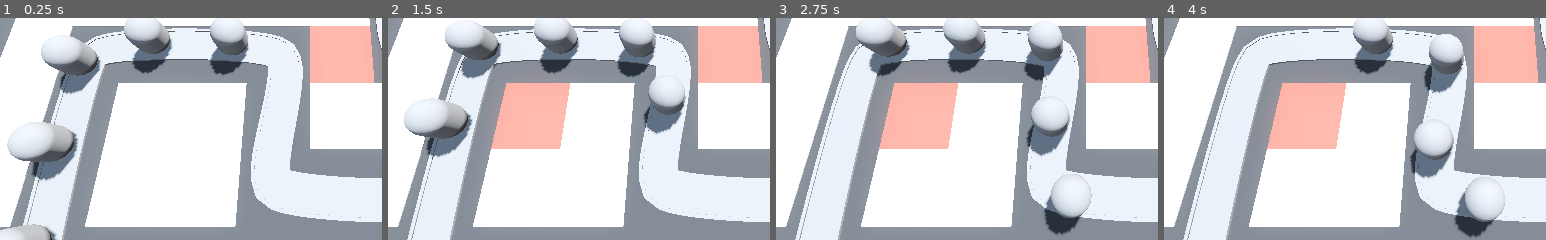
Above: before the commit, frames 1-4 (left to right).
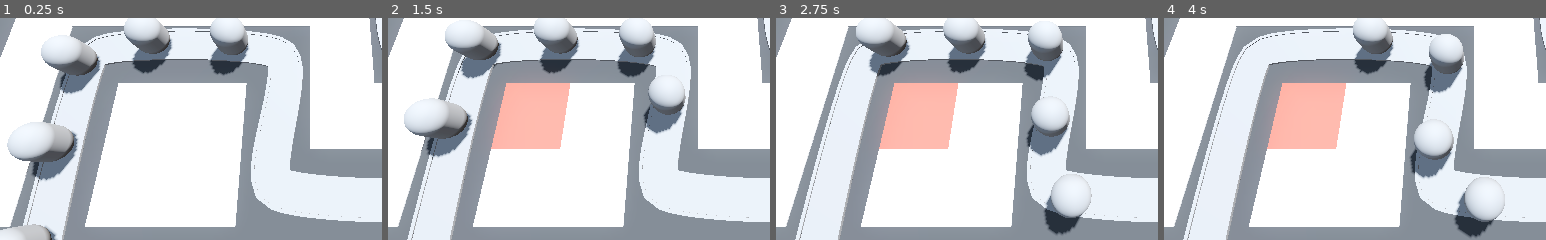
Above: after the commit, the same moments.

Repository: DTNevaeha/TD_Game
Game: Godot game, scene res://BaseLevel.tscn
Same seed, same stepped clock (60 frames per second), same inputs: the game is played once before the commit and once after it.
Inputs (mouse positions are % of the whole screen's width and height, from its top left):
- Up to frame 1 (0.25 s): no input
- Up to frame 2 (1.5 s): move the mouse to (73, 44) at 0.52 s; click (73, 44) at 0.6 s; move the mouse to (29, 54) at 1.27 s; click (29, 54) at 1.35 s
- Up to frame 3 (2.75 s): move the mouse to (60, 27) at 2.02 s; click (60, 27) at 2.1 s
- Up to frame 4 (4 s): move the mouse to (45, 70) at 2.77 s; click (45, 70) at 2.85 s; move the mouse to (81, 65) at 3.52 s; click (81, 65) at 3.6 s
The pictures show only the part of the screen within x 9-59%, y 38-88%; the shares and areas given below are measured in that part.

The runs differ from the first frame. In frame 1, 4.2% of the frame differs, in the area x 81-98%, y 3-30%; in frame 2, 4.2%; in frame 3, 4.2%; in frame 4, 4.2%.

Commit message:
Players can now click tiles

Diff:
--- a/RayPickerCamera/ray_picker_camera.gd
+++ b/RayPickerCamera/ray_picker_camera.gd
@@ -11,9 +11,13 @@
 	ray_cast_3d.force_raycast_update()
 
 	if ray_cast_3d.is_colliding():
+		Input.set_default_cursor_shape(Input.CURSOR_POINTING_HAND)
 		var collider = ray_cast_3d.get_collider()
 		if collider is GridMap:
-			var collision_point = ray_cast_3d.get_collision_point()
-			var cell = gridmap.local_to_map(collision_point)
-			if gridmap.get_cell_item(cell) == 0:
-				gridmap.set_cell_item(cell, 1)
+			if Input.is_action_just_pressed("click"):
+				var collision_point = ray_cast_3d.get_collision_point()
+				var cell = gridmap.local_to_map(collision_point)
+				if gridmap.get_cell_item(cell) == 0:
+					gridmap.set_cell_item(cell, 1)
+	else:
+		Input.set_default_cursor_shape(Input.CURSOR_ARROW)
--- a/project.godot
+++ b/project.godot
@@ -15,6 +15,14 @@
 config/features=PackedStringArray("4.2", "Mobile")
 config/icon="res://icon.svg"
 
+[input]
+
+click={
+"deadzone": 0.5,
+"events": [null, Object(InputEventMouseButton,"resource_local_to_scene":false,"resource_name":"","device":-1,"window_id":0,"alt_pressed":false,"shift_pressed":false,"ctrl_pressed":false,"meta_pressed":false,"button_mask":1,"position":Vector2(254, 8),"global_position":Vector2(258, 49),"factor":1.0,"button_index":1,"canceled":false,"pressed":true,"double_click":false,"script":null)
+]
+}
+
 [rendering]
 
 renderer/rendering_method="mobile"
Not shown: 4 places in MeshLibraries/SpaceLibraries.tres that only renumber resources
